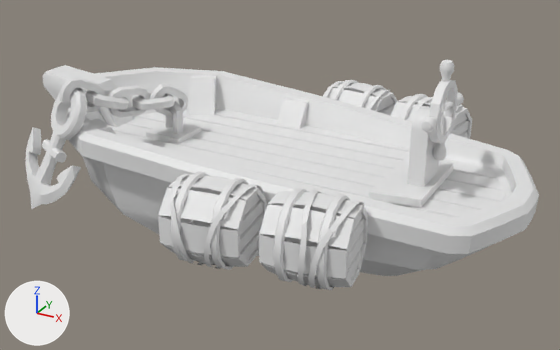
Before and after pictures for a commit that changed the glTF model src/assets/glb/kits/pirate/ships/Small.glb.
One viewpoint serves both versions: a 50 mm camera at (319.0, -593.0, 362.0) aimed at (-5.0, -2.0, 67.0). The lights are fixed; the arrows at lower left show +X, +Y and +Z. The picture after the commit comes second. Where no turn or scale is listed for an object, it has been applied to the vertices.

Objects in the first picture: 'Ship_Small'.
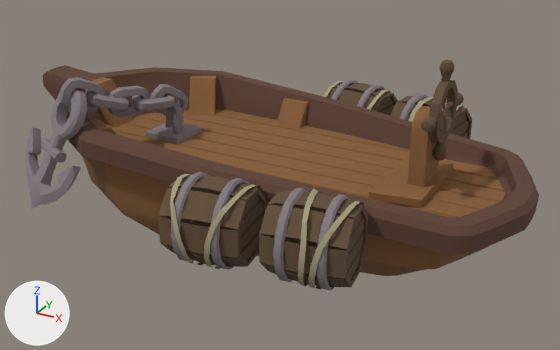
The newer file is also rescaled (x0.01) as a whole; pictures and numbers use the older file's frame.

Location of each change, (x1, y1, x2, y2) in pixels of the pictures (560 x 350 px):
```json
{"object": "Ship_Small", "change": "surface changed", "before": [25, 59, 539, 290], "after": [25, 59, 539, 290], "on screen": "white to brown"}
```

The change, as JSON lines over the scene's bpy script:
```json
{"op": "add", "block": "img_atlas_pirate", "code": ["img_atlas_pirate = load_image('Atlas_Pirate', '_unpacked/Atlas_Pirate', 32, 32, 'sRGB')"]}
{"op": "remove", "block": "mat_atlas", "code": "mat_atlas.base_color = (0.8, 0.8, 0.8)  # white #e7e7e7"}
{"op": "add", "block": "mat_atlas", "code": "mat_atlas.texture = img_atlas_pirate"}
{"op": "set", "path": "mat_atlas.roughness", "old": "0.553", "new": "1.0"}
```
